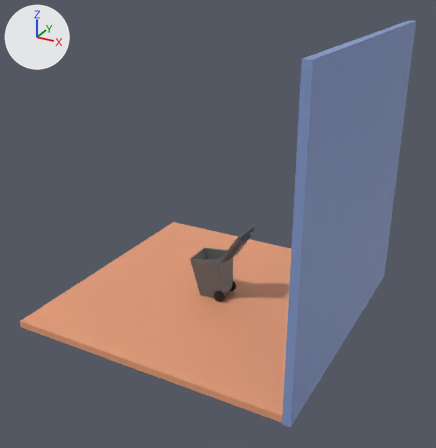
The FBX model FINAL.fbx: old version first, new version second.
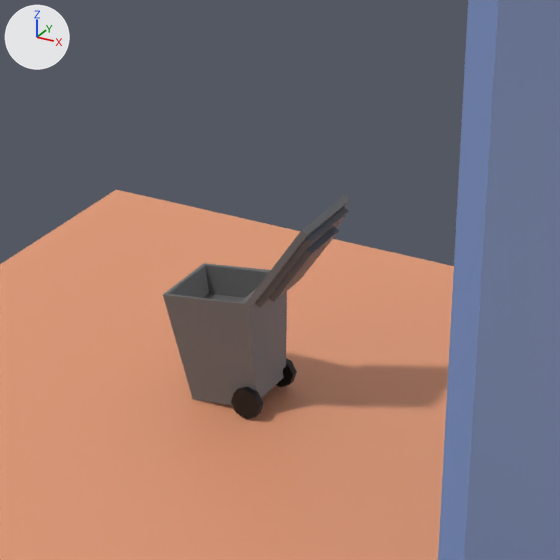
Old and new are each drawn whole from a 50 mm lens placed at (18.53, -32.98, 21.96), pointed at (0.98, -1.07, 6.0) and again close up on the part from 30% to 75% of the width and 35% to 78% of the height. The axes (+X, +Y, +Z) are drawn at upper left. The lights are the same throughout. Where no turn or scale is listed for an object, it has been applied to the vertices.
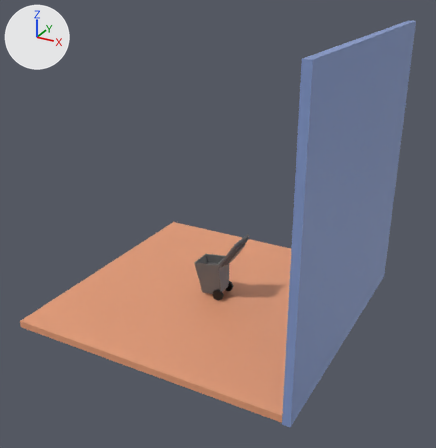
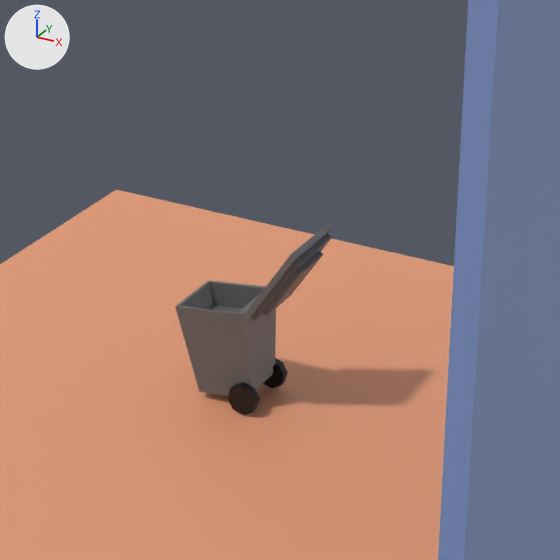
Changed parts and their boxes (x1, y1, x2, y2) in the close-ups (560 x 560 px):
'Cube', rescaled (18% narrower, 18% shorter): before (163, 263, 287, 405); after (175, 280, 276, 396)
'Plane.002', rescaled (13% narrower, 13% shorter): before (245, 195, 350, 309); after (242, 223, 333, 322)
'Cylinder.001', moved: before (231, 387, 264, 419); after (227, 382, 260, 415)
'Cylinder', moved: before (276, 358, 297, 387); after (263, 358, 288, 388)

Diff of the bpy script that builds the scene:
```diff
--- a/FINAL.fbx.py
+++ b/FINAL.fbx.py
@@ ob_cube @@
 ob_cube.rotation_euler = (0.0, -0.114, 0.0)  # degrees (0, -6.5, 0)
+ob_cube.scale = (0.814, 0.814, 0.814)
@@ ob_plane_002 @@
 ob_plane_002.rotation_euler = (0.0, 0.0, -3.142)  # degrees (0, 0, -180)
-ob_plane_002.scale = (9.4, 9.4, 9.4)
+ob_plane_002.scale = (8.21, 8.21, 8.21)
@@ ob_cylinder_001 @@
 ob_cylinder_001 = bpy.data.objects.new('Cylinder.001', me_cylinder_001)
-ob_cylinder_001.location = (0.98, -0.88, 0.43)
+ob_cylinder_001.location = (0.8, -0.75, 0.43)
@@ ob_cylinder @@
 ob_cylinder = bpy.data.objects.new('Cylinder', me_cylinder)
-ob_cylinder.location = (0.98, 0.88, 0.43)
+ob_cylinder.location = (0.8, 0.73, 0.43)
```
